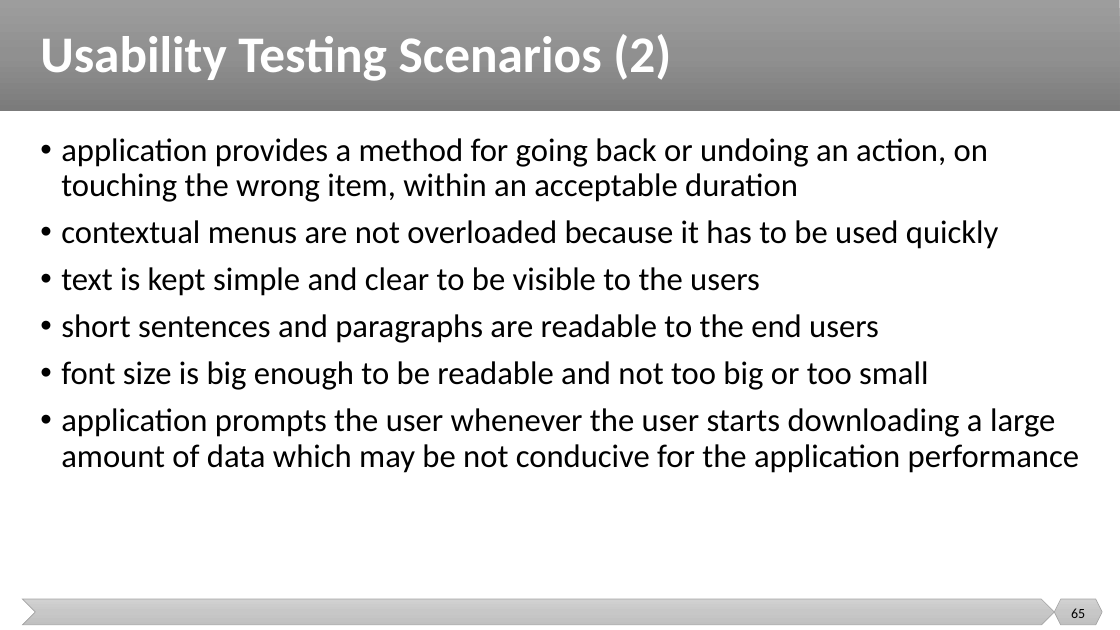
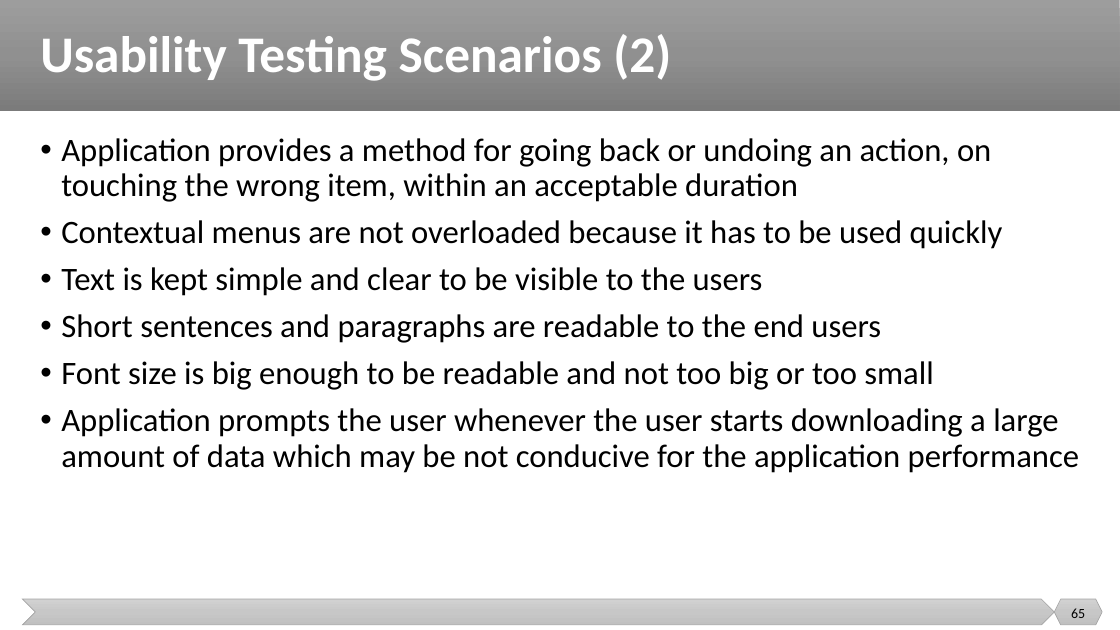
Before and after one commit to malenezi/malenezi, a slide deck: slide 65 of new_SE401/Lectures/10-Advanced Topics/Advanced Topics.pptx. Drawn at 1120x630 pixels with LibreOffice and Linux fonts; fonts in the diff are those of the drawing. Boxes give left, top, right and bottom in pixels: in the first picture for what was removed or moved away, otherwise in the second. Text is boxed around its words. In the diff, an @@ line names an element or a change of style, - is before the commit and + after.

```diff
--- a/new_SE401/Lectures/10-Advanced Topics/Advanced Topics.pptx
+++ b/new_SE401/Lectures/10-Advanced Topics/Advanced Topics.pptx
@@ text at box(61, 138, 1079, 473): text changed @@
-• application provides a method for going back or undoing an action, on touching the wrong item, within an acceptable duration
-• contextual menus are not overloaded because it has to be used quickly
-• text is kept simple and clear to be visible to the users
-• short sentences and paragraphs are readable to the end users
-• font size is big enough to be readable and not too big or too small
-• application prompts the user whenever the user starts downloading a large amount of data which may be not conducive for the application performance
+• Application provides a method for going back or undoing an action, on touching the wrong item, within an acceptable duration
+• Contextual menus are not overloaded because it has to be used quickly
+• Text is kept simple and clear to be visible to the users
+• Short sentences and paragraphs are readable to the end users
+• Font size is big enough to be readable and not too big or too small
+• Application prompts the user whenever the user starts downloading a large amount of data which may be not conducive for the application performance
```
Also in this commit, not shown: 20 other slides changed, 3 slides added, 2 other files.
